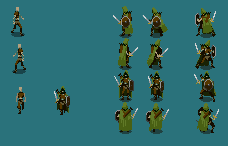
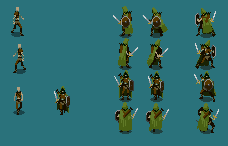
Layered file, before and after one edit (228x146). Changes by layer:
painted on "Shadow" (1st of 3, in "Right") over [20, 33, 25, 37]
painted on "Shadow" (2nd of 3, in "Left") over [12, 70, 17, 74]
painted on "Head" (18th of 24, in "Bottom" › "Body" › "Frame 1") over [17, 87, 22, 92]
painted on "Right Arm" (18th of 24, in "Bottom" › "Body" › "Frame 1") over [14, 93, 18, 102]
painted on "Left Arm" (18th of 24, in "Bottom" › "Body" › "Frame 1") over [21, 92, 26, 102]
moved "Torso" (18th of 24, in "Bottom" › "Body" › "Frame 1") above "Hips", painted on it over [16, 91, 24, 100]
painted on "Hips" (18th of 24, in "Bottom" › "Body" › "Frame 1") over [16, 99, 23, 105]
painted on "Right Leg" (18th of 24, in "Bottom" › "Body" › "Frame 1") over [16, 102, 21, 115]
painted on "Left Leg" (18th of 24, in "Bottom" › "Body" › "Frame 1") over [19, 100, 24, 111]
added layer "Shadow copy 3" (40%) in group "Bottom" over [13, 110, 25, 115]
